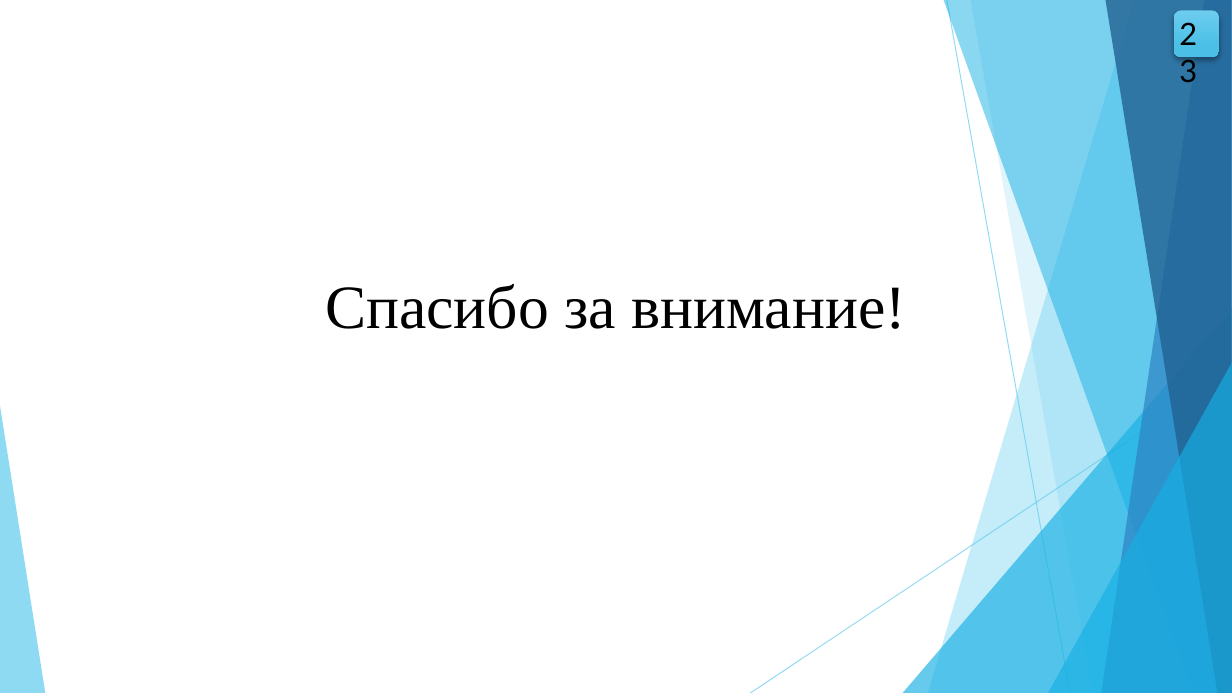
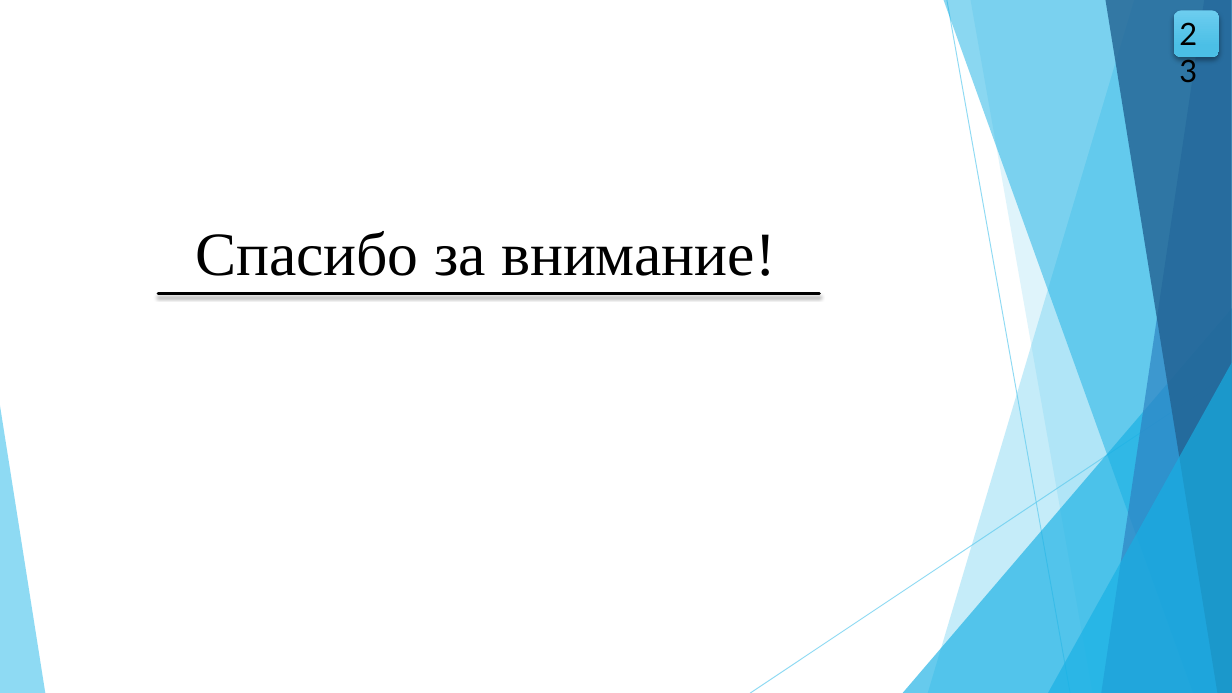
Before and after one commit to wolfufu/EpidemicModelsApp, a slide deck: slide 23 of VKR_Volkova_VMO41.pptx. Drawn at 1232x693 pixels with LibreOffice and Linux fonts; fonts in the diff are those of the drawing. Boxes give left, top, right and bottom in pixels: in the first picture for what was removed or moved away, otherwise in the second. Text is boxed around its words. In the diff, an @@ line names an element or a change of style, - is before the commit and + after.

```diff
--- a/VKR_Volkova_VMO41.pptx
+++ b/VKR_Volkova_VMO41.pptx
@@ text "Спасибо за внимание!": place and size @@
-text "Спасибо за внимание!" at (325,284,905,329)
+text "Спасибо за внимание!" at (195,231,775,276)
@@ line added from (158, 294) to (820, 294), #000000 2 pt @@
```
Also in this commit, not shown: 13 other slides changed, 13 other files.
